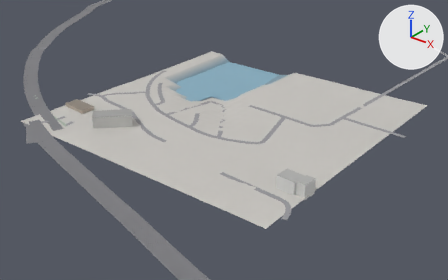
An edit to the glTF model game/world/tile_1_5.glb, drawn before and after from the same camera.
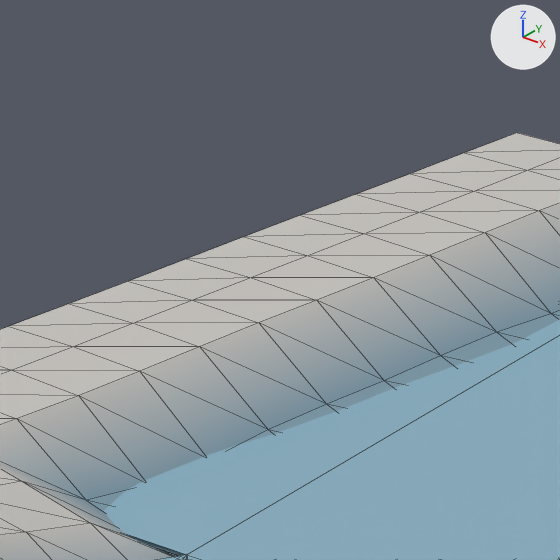
Each version is shown whole from a camera (50 mm lens) standing at (695.0, -1806.0, 219.0) and looking at (386.0, -1420.0, -21.0), then close up on the part from 37% to 48% of the width and 14% to 31% of the height. The lights are fixed; the arrows at upper right show +X, +Y and +Z. The first two pictures are the older version. The close-ups show mesh edges as thin lines. Where no turn or scale is listed for an object, it has been applied to the vertices.

In view in the first close-up: 'terrain', 'water'.
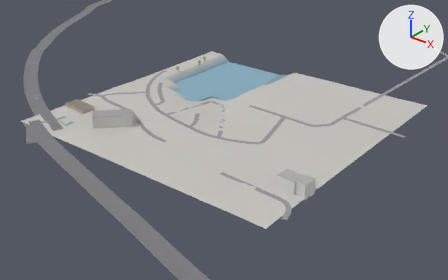
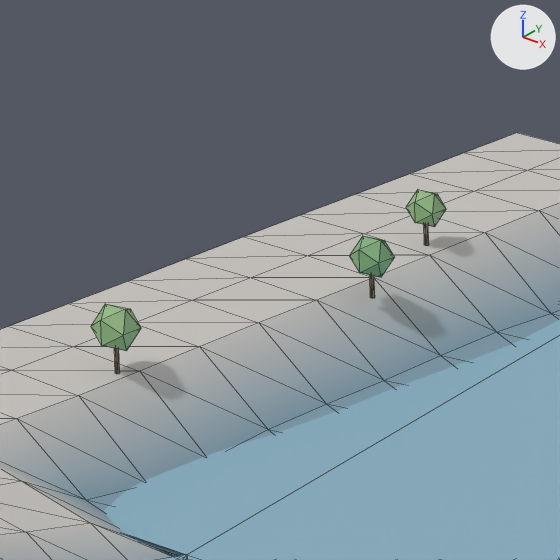
Pixel boxes [x1, y1, x2, y2] of what changed, in the close-ups (560 x 560 px):
'props', added
    after: [91, 190, 446, 374]

The change in detail:
Mesh me_props is new.
It has 72 vertices, 120 faces and spans x 268.5..276.0, y -1355.7..-1308.6, z -1.8..5.0.
It uses material mat_defaultmaterial_003.
Object 'props' (ob_props) is new; it shows me_props.
Its location is (0.0, 0.0, 0.0).
